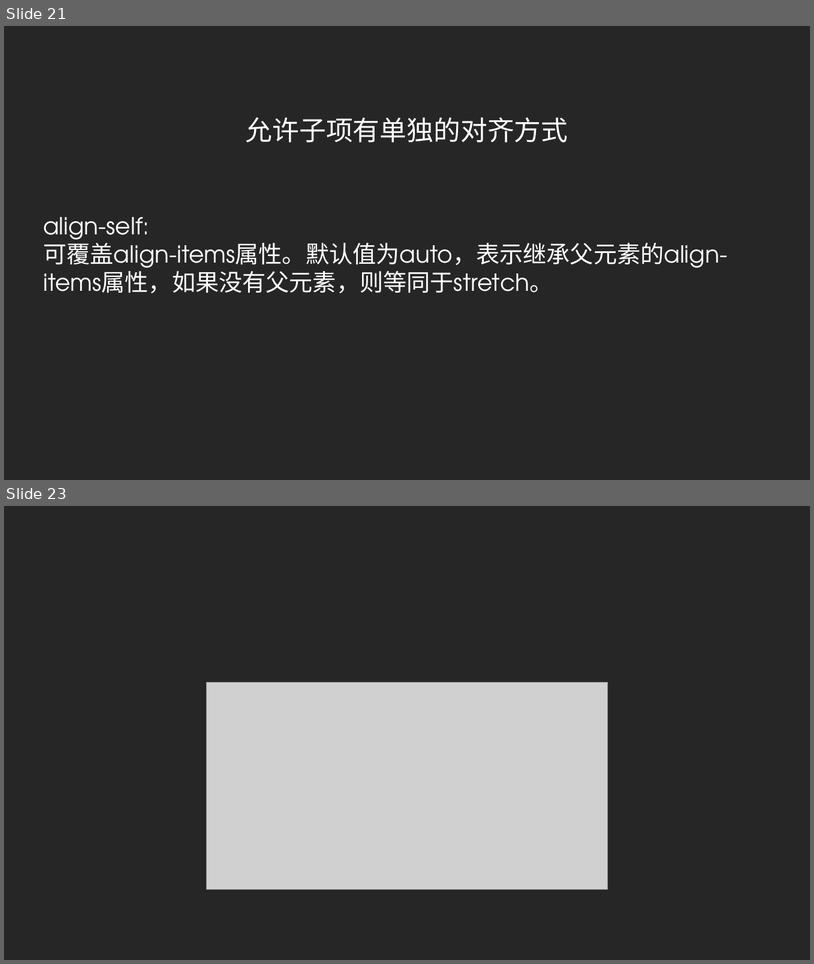
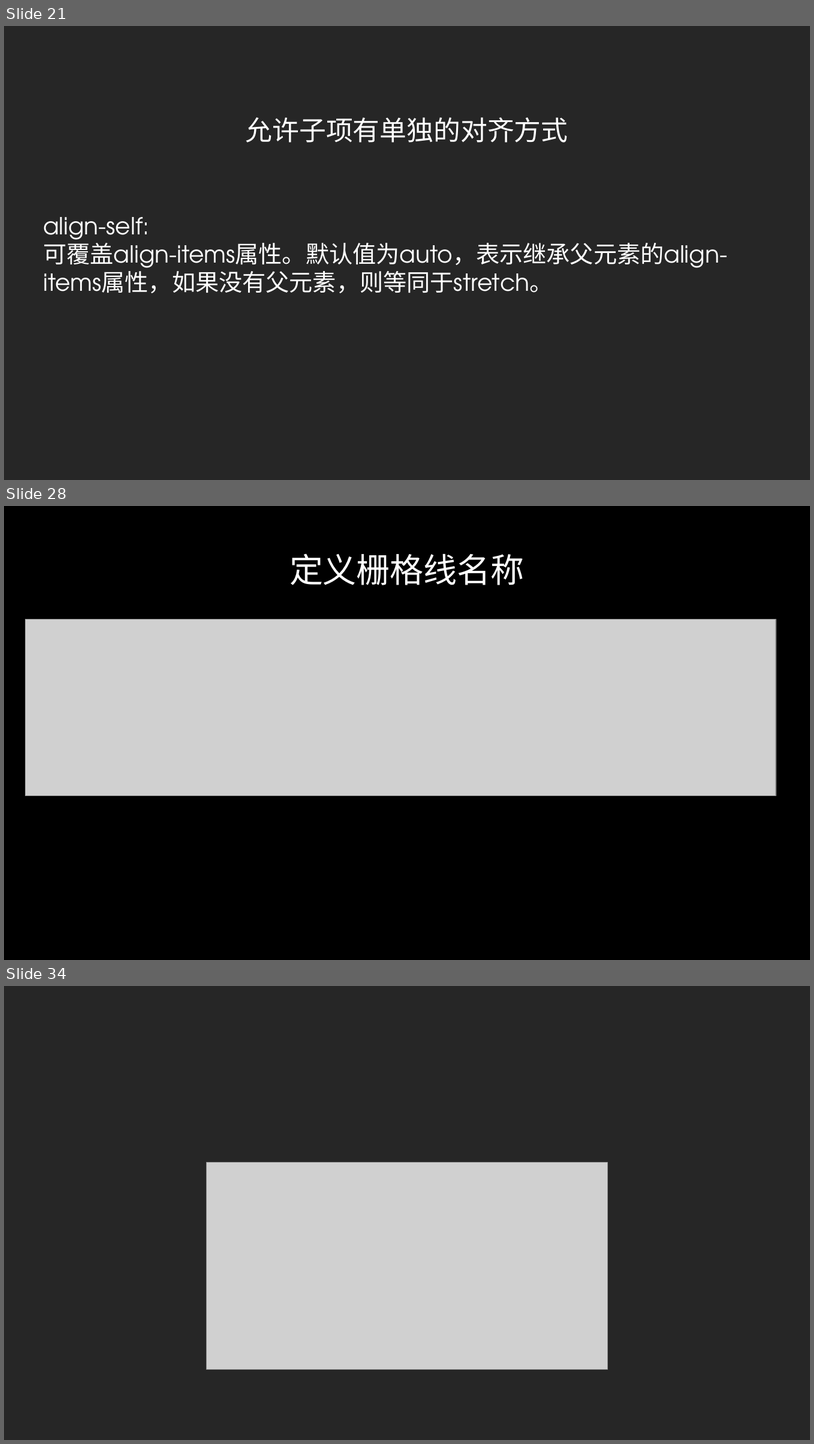
Before and after one commit to radiofly19841018/demo-flex, a slide deck: ppt/CSS Flex&Grid.pptx. Shown one above the other, each under a label of ours: slides 21 and 23 before the commit, slides 21, 28 and 34 after it; the slides between them are not shown. The pictures are 814x964 and 814x1444 pixels, drawn with LibreOffice and Linux fonts; fonts in the diff are those of the drawing; grey boxes stand for pictures; background and template pictures are left out. Boxes give left, top, right and bottom in pixels: in the first picture for what was removed or moved away, otherwise in the second. Text is boxed around its words. In the diff, an @@ line names an element or a change of style, - is before the commit and + after.

```diff
--- a/ppt/CSS Flex&Grid.pptx
+++ b/ppt/CSS Flex&Grid.pptx
@@ slide 28 added at [4, 506, 810, 960], background picture (left out) @@
@@ title added at [290, 553, 525, 585], 40 pt, text gradient #FFFFFF to #A6A6A6 @@
+定义栅格线名称
@@ picture added at [25, 619, 777, 795] @@
@@ what was slide 23 is now slide 34 @@
```
Also in this commit, not shown: 11 other slides added, 1 slide removed, 5 other files.
